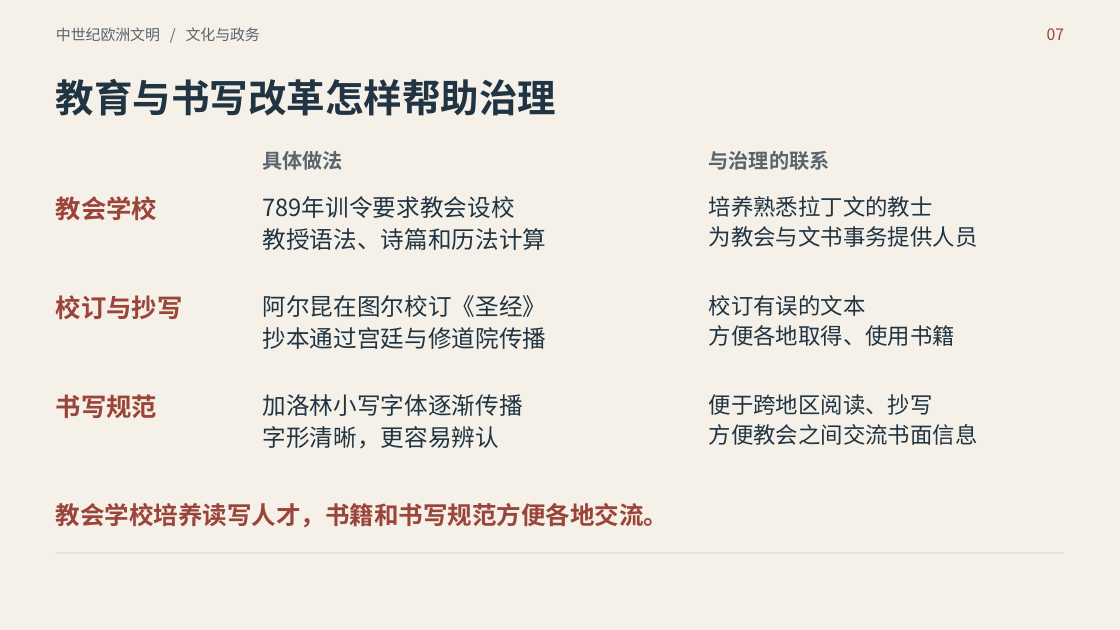
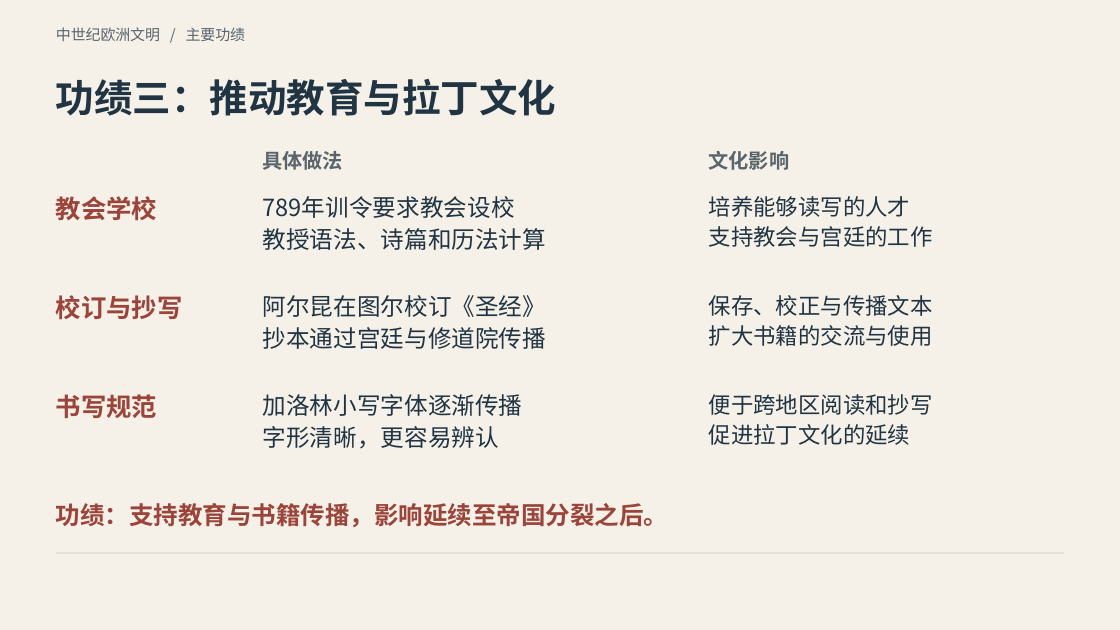
Before and after one commit to mimiqi/FDU-GECC10068-MedievalEuropeanCivilization, a slide deck: slide 5 of 讨论课/交付文件/查理曼_ppt.pptx (slide 7 before the commit). Drawn at 1120x630 pixels with LibreOffice and Linux fonts; fonts in the diff are those of the drawing. Boxes give left, top, right and bottom in pixels: in the first picture for what was removed or moved away, otherwise in the second. Text is boxed around its words. In the diff, an @@ line names an element or a change of style, - is before the commit and + after.

```diff
--- a/讨论课/交付文件/查理曼_ppt.pptx
+++ b/讨论课/交付文件/查理曼_ppt.pptx
@@ text at <box>56,27,245,41</box>: text changed @@
-中世纪欧洲文明 / 文化与政务
+中世纪欧洲文明 / 主要功绩
@@ text removed at <box>1047,28,1064,40</box> @@
-07
@@ text at <box>56,79,556,116</box>: text changed @@
-教育与书写改革怎样帮助治理
+功绩三：推动教育与拉丁文化
@@ text at <box>709,151,790,170</box>: text changed @@
-与治理的联系
+文化影响
@@ text at <box>709,196,933,247</box>: text changed @@
-培养熟悉拉丁文的教士
-为教会与文书事务提供人员
+培养能够读写的人才
+支持教会与宫廷的工作
@@ text at <box>709,295,933,346</box>: text changed @@
-校订有误的文本
-方便各地取得、使用书籍
+保存、校正与传播文本
+扩大书籍的交流与使用
@@ text at <box>709,394,933,445</box>: text changed @@
-便于跨地区阅读、抄写
-方便教会之间交流书面信息
+便于跨地区阅读和抄写
+促进拉丁文化的延续
@@ text at <box>56,503,669,527</box>: text changed @@
-教会学校培养读写人才，书籍和书写规范方便各地交流。
+功绩：支持教育与书籍传播，影响延续至帝国分裂之后。
```
Also in this commit, not shown: 7 other slides changed, 3 slides added, 3 slides removed, 1 other file.
